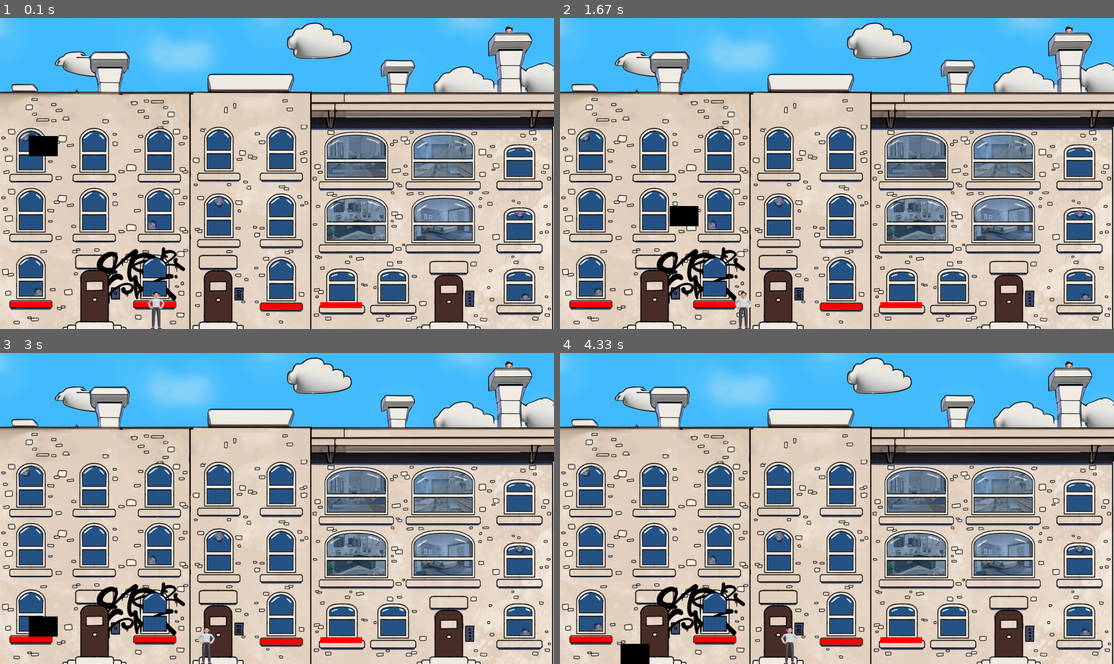
Above: before the commit, frames 1-4 (two rows, left to right).
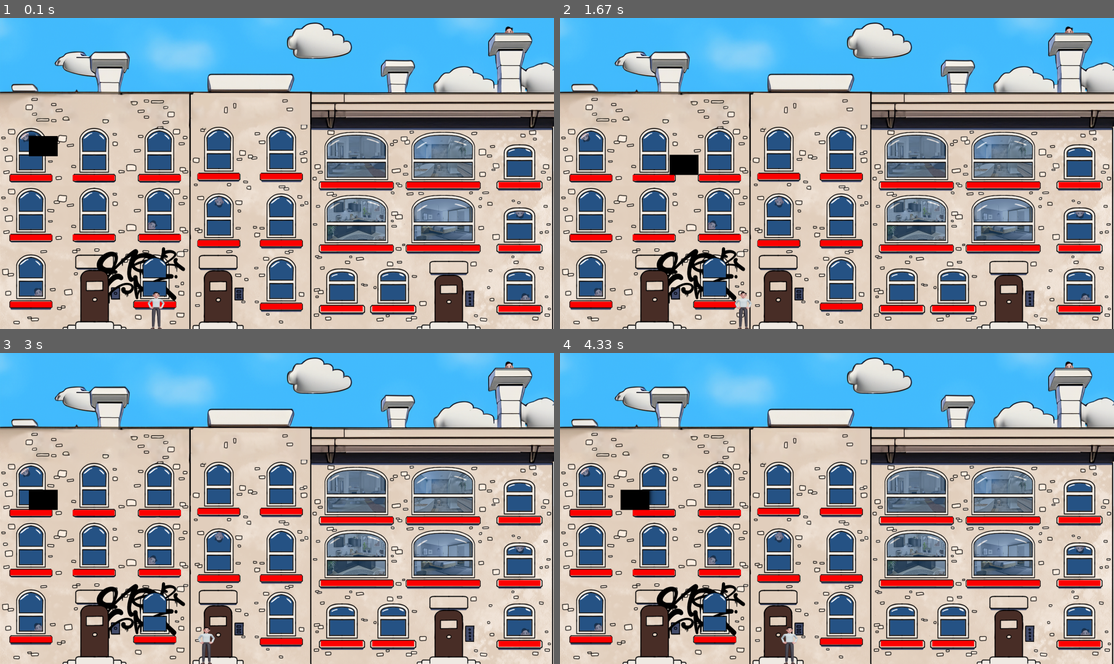
Above: after the commit, the same moments.

Repository: GEThub2807/MiniStudio
Game: pygame game, started from Main Test.py
Two runs of this game, one before a commit and one after it. Both use one fixed random seed, a clock stepped at 60 frames per second and the inputs below.
Inputs:
- Up to frame 1 (0.1 s): no input
- Up to frame 2 (1.67 s): tap Space at 0.33, 0.73, 1.03, 1.23, 1.53 s; hold Right 0.67-1.13 s; hold Right 1.17-1.63 s
- Up to frame 3 (3 s): hold Left 1.67-2.2 s; tap Space at 1.73, 2.03, 2.3, 2.63, 2.93 s; hold Down 2.23-2.53 s; hold Left 2.57-2.97 s
- Up to frame 4 (4.33 s): hold Right 3-3.63 s; tap Space at 3.07, 3.37, 3.73, 4.13 s; hold Down 3.67-4.03 s; hold Left from 4.07 s (still down)

The runs differ from the first frame. In frame 1, 3.3% of the frame differs, in the area x 1-98%, y 50-95%; in frame 2, 4.0%; in frame 3, 4.0%; in frame 4, 4.0%, in the area x 1-98%, y 43-100%.

Commit message:
Update Main Test.py

Diff:
--- a/Main Test.py
+++ b/Main Test.py
@@ -16,6 +16,10 @@
 # Constantes PLATEFORME
 PLATEFORME_LARGEUR = 145  # Largeur de la plateforme
 PLATEFORME_HAUTEUR = 20  # Hauteur de la plateforme
+PLATEFORME2_LARGEUR = 145  # Largeur de la plateforme
+PLATEFORME2HAUTEUR = 20  # Hauteur de la plateforme
+PLATEFORME3_LARGEUR = 145  # Largeur de la plateforme
+PLATEFORME3HAUTEUR = 20  # Hauteur de la plateforme
 
 # Points de départ et d'arrivée du PNJ
 PNJ_LARGEUR = 70
@@ -80,10 +84,32 @@
 
 plateformes = []
 
-plateforme_positions = [(35, HAUTEUR - PLATEFORME_HAUTEUR - 75),
-                        (465, HAUTEUR - PLATEFORME_HAUTEUR - 75),
-                        (902, HAUTEUR - PLATEFORME_HAUTEUR - 68),
-                        (1110, HAUTEUR - PLATEFORME_HAUTEUR - 73),
+plateforme_positions = [(35, HAUTEUR - PLATEFORME_HAUTEUR - 75), #1
+                        (465, HAUTEUR - PLATEFORME_HAUTEUR - 75), #2
+                        (902, HAUTEUR - PLATEFORME_HAUTEUR - 68), #3
+                        (1112, HAUTEUR - PLATEFORME_HAUTEUR - 61),#4
+                        (1290, HAUTEUR - PLATEFORME_HAUTEUR - 61),#5
+                        (1728, HAUTEUR - PLATEFORME_HAUTEUR - 60),#6
+                        (1728, HAUTEUR - PLATEFORME_HAUTEUR - 271),#7
+                        (1410, HAUTEUR - PLATEFORME_HAUTEUR - 271),#8
+                        (1518, HAUTEUR - PLATEFORME_HAUTEUR - 271),#8-2
+                        (1217, HAUTEUR - PLATEFORME_HAUTEUR - 271),#9
+                        (1112, HAUTEUR - PLATEFORME_HAUTEUR - 271),#9-2
+                        (902, HAUTEUR - PLATEFORME_HAUTEUR - 288),#10
+                        (685, HAUTEUR - PLATEFORME_HAUTEUR - 288),#11
+                        (482, HAUTEUR - PLATEFORME_HAUTEUR - 308),#12
+                        (252, HAUTEUR - PLATEFORME_HAUTEUR - 308),#13
+                        (35, HAUTEUR - PLATEFORME_HAUTEUR - 308),#14
+                        (35, HAUTEUR - PLATEFORME_HAUTEUR - 515),#15
+                        (252, HAUTEUR - PLATEFORME_HAUTEUR - 515),#16
+                        (482, HAUTEUR - PLATEFORME_HAUTEUR - 515),#17
+                        (685, HAUTEUR - PLATEFORME_HAUTEUR - 520),#18
+                        (902, HAUTEUR - PLATEFORME_HAUTEUR - 520),#19
+                        (1410, HAUTEUR - PLATEFORME_HAUTEUR - 490),#20
+                        (1518, HAUTEUR - PLATEFORME_HAUTEUR - 490),#20-2
+                        (1217, HAUTEUR - PLATEFORME_HAUTEUR - 490),#21
+                        (1112, HAUTEUR - PLATEFORME_HAUTEUR - 490),#21-2
+                        (1728, HAUTEUR - PLATEFORME_HAUTEUR - 490),#22
                         # Ajoutez autant de positions de plateformes que vous le souhaitez
                         ]
 
